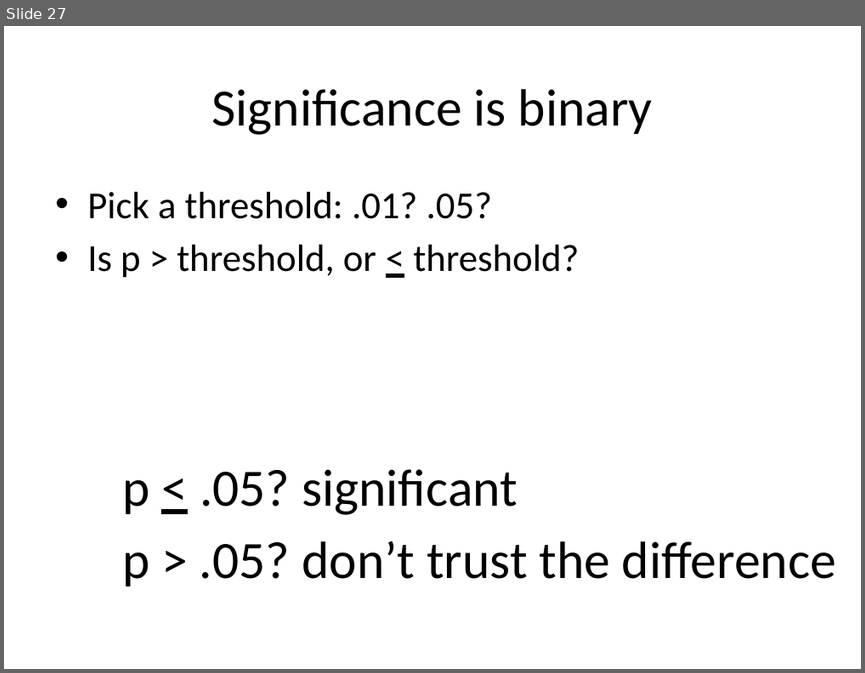
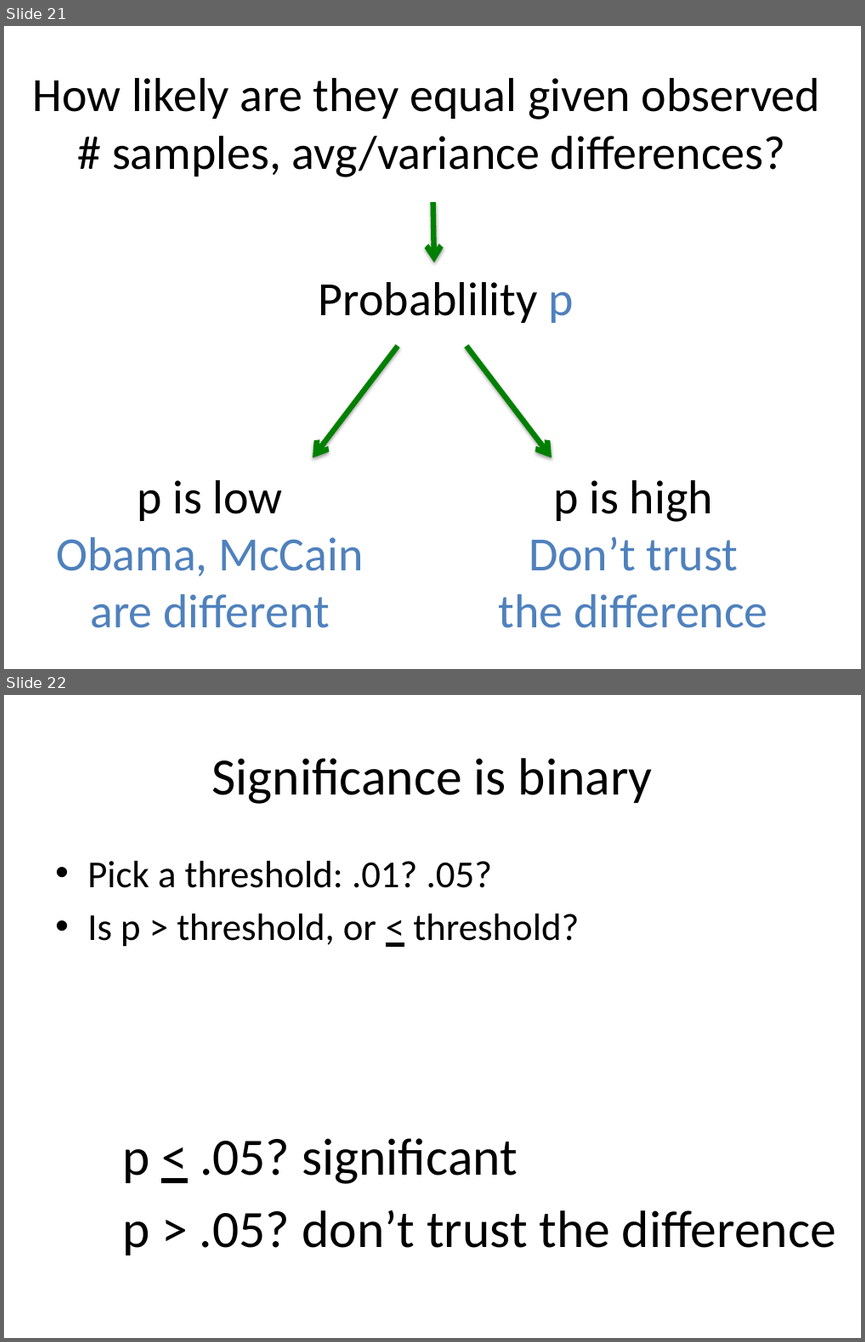
Before and after one commit to dataiap/dataiap, a slide deck: lectures/day3.pptx. Shown one above the other, each under a label of ours: slide 27 before the commit, slides 21 and 22 after it. The pictures are 865x673 and 865x1342 pixels, drawn with LibreOffice and Linux fonts; fonts in the diff are those of the drawing. Boxes give left, top, right and bottom in pixels: in the first picture for what was removed or moved away, otherwise in the second. Text is boxed around its words. In the diff, an @@ line names an element or a change of style, - is before the commit and + after.

```diff
--- a/lectures/day3.pptx
+++ b/lectures/day3.pptx
@@ slide 21 added at <box>4,26,861,669</box>, background #FFFFFF @@
@@ text added at <box>32,78,820,177</box>, 40 pt, text #000000 @@
+How likely are they equal given observed
+# samples, avg/variance differences?
@@ arrow added from (433, 203) to (434, 262), #008000 4.5 pt @@
@@ text added at <box>318,282,574,323</box>, 40 pt, text #000000 @@
+Probablility p
@@ arrow added from (398, 346) to (313, 458), #008000 4.5 pt @@
@@ arrow added from (466, 346) to (551, 458), #008000 4.5 pt @@
@@ text added at <box>56,480,363,628</box>, 40 pt, text #4F81BD @@
+p is low
+Obama, McCain
+are different
@@ text added at <box>499,480,768,628</box>, 40 pt, text #4F81BD @@
+p is high
+Don’t trust
+the difference
@@ what was slide 27 is now slide 22 @@
```
Also in this commit, not shown: 9 slides changed, 5 other slides added, 10 slides removed.
